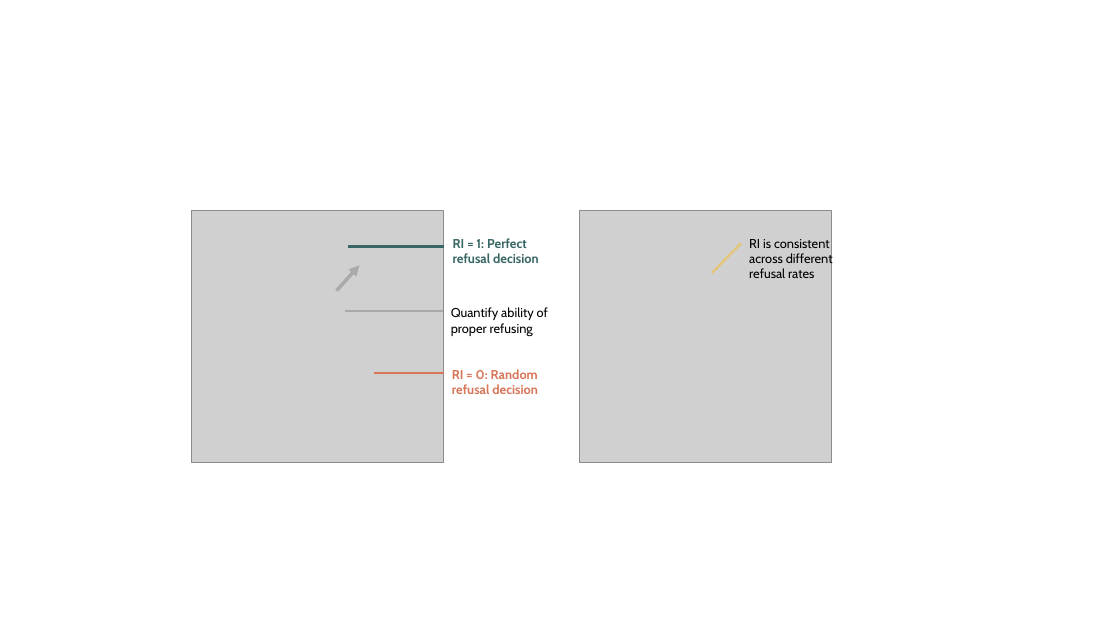
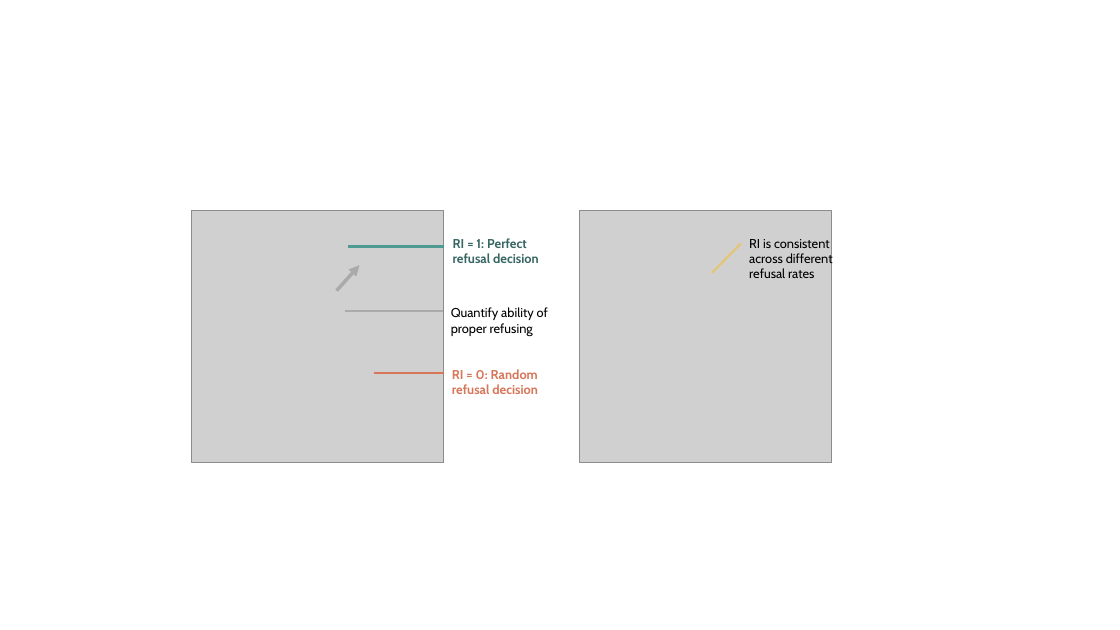
Before and after one commit to wbopan/iclr2026-ri, a slide deck: slide 1 of Figures/RefusalIndex-Illustration.pptx. Drawn at 1120x630 pixels with LibreOffice and Linux fonts; fonts in the diff are those of the drawing; grey boxes stand for pictures. Boxes give left, top, right and bottom in pixels: in the first picture for what was removed or moved away, otherwise in the second. Text is boxed around its words. In the diff, an @@ line names an element or a change of style, - is before the commit and + after.

```diff
--- a/Figures/RefusalIndex-Illustration.pptx
+++ b/Figures/RefusalIndex-Illustration.pptx
@@ line (348, 247) - (444, 247): stroke #376664 2 pt to #4F9A92 2 pt @@
```
Also in this commit, not shown: 29 other files.
